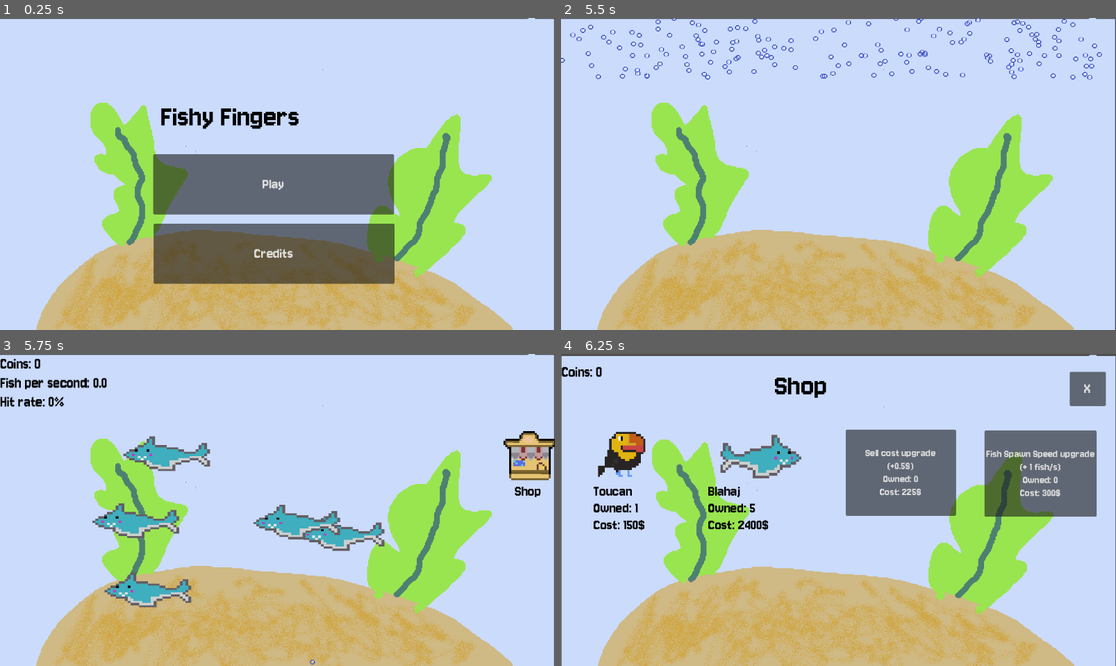
Above: before the commit, frames 1-4 (two rows, left to right).
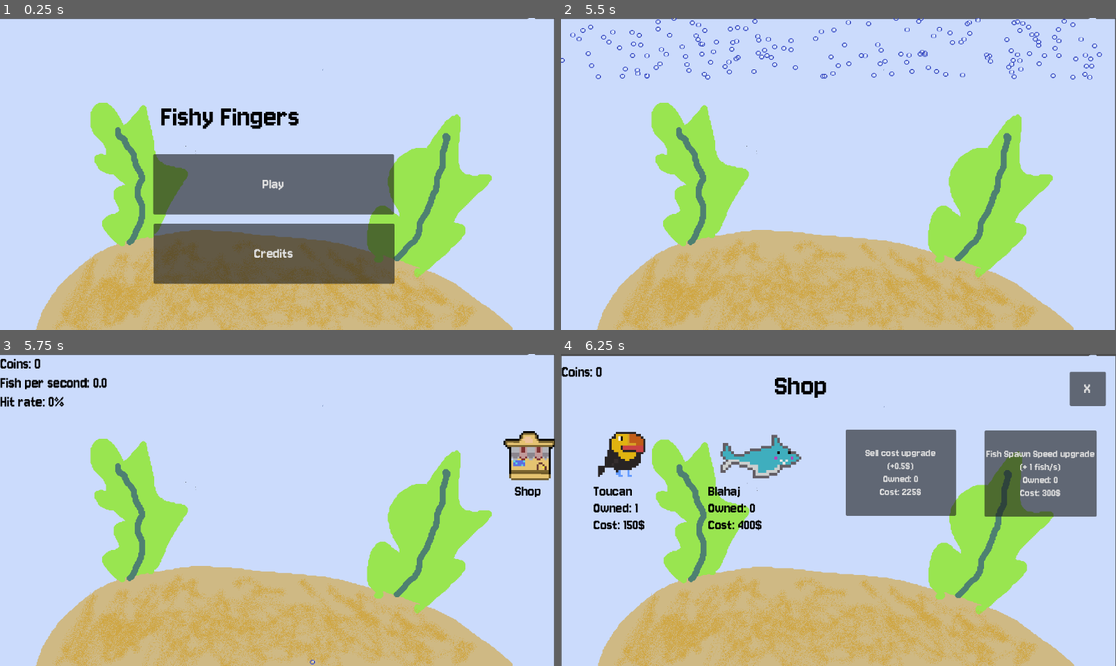
Above: after the commit, the same moments.

Repository: csd4ni3l/fishy-fingers
Game: Godot game, scene res://assets/scenes/main_menu.tscn
The game is run twice, just before and just after one commit, with the same random seed, the same clock (stepped at 60 frames per second) and the same inputs.
Inputs (mouse positions are in pixels of both pictures, inside the frame that each line leads up to):
- Up to frame 1 (0.25 s): no input
- Up to frame 2 (5.5 s): click "Play" at 0.5 s; move the mouse to (960, 158) at 1.27 s; click (960, 158) at 1.42 s; move the mouse to (727, 189) at 2.02 s; click (727, 189) at 2.17 s; move the mouse to (894, 105) at 2.77 s; click (894, 105) at 2.92 s; move the mouse to (810, 236) at 3.52 s; click (810, 236) at 3.67 s; move the mouse to (1005, 220) at 4.27 s; click (1005, 220) at 4.42 s; move the mouse to (672, 127) at 5.02 s; click (672, 127) at 5.17 s
- Up to frame 3 (5.75 s): no input
- Up to frame 4 (6.25 s): click (1093, 456) at 5.75 s

Frames 1-2 are identical in both runs. In frame 3, 4.4% of the frame differs, in the area x 16-70%, y 26-82%; in frame 4, 0.1%.

Commit message:
Fix wrong blahaj default

Diff:
--- a/assets/scripts/globals.gd
+++ b/assets/scripts/globals.gd
@@ -11,7 +11,7 @@
 var last_hit_percent = 0
 var sell_cost_upgrades = 0
 var spawn_speed_upgrades = 0
-var blahaj_upgrades = 5
+var blahaj_upgrades = 0
 var toucan_upgrades = 1
 
 const COD_TYPES := ["blue", "green", "orange", "pink", "purple", "yellow"]
